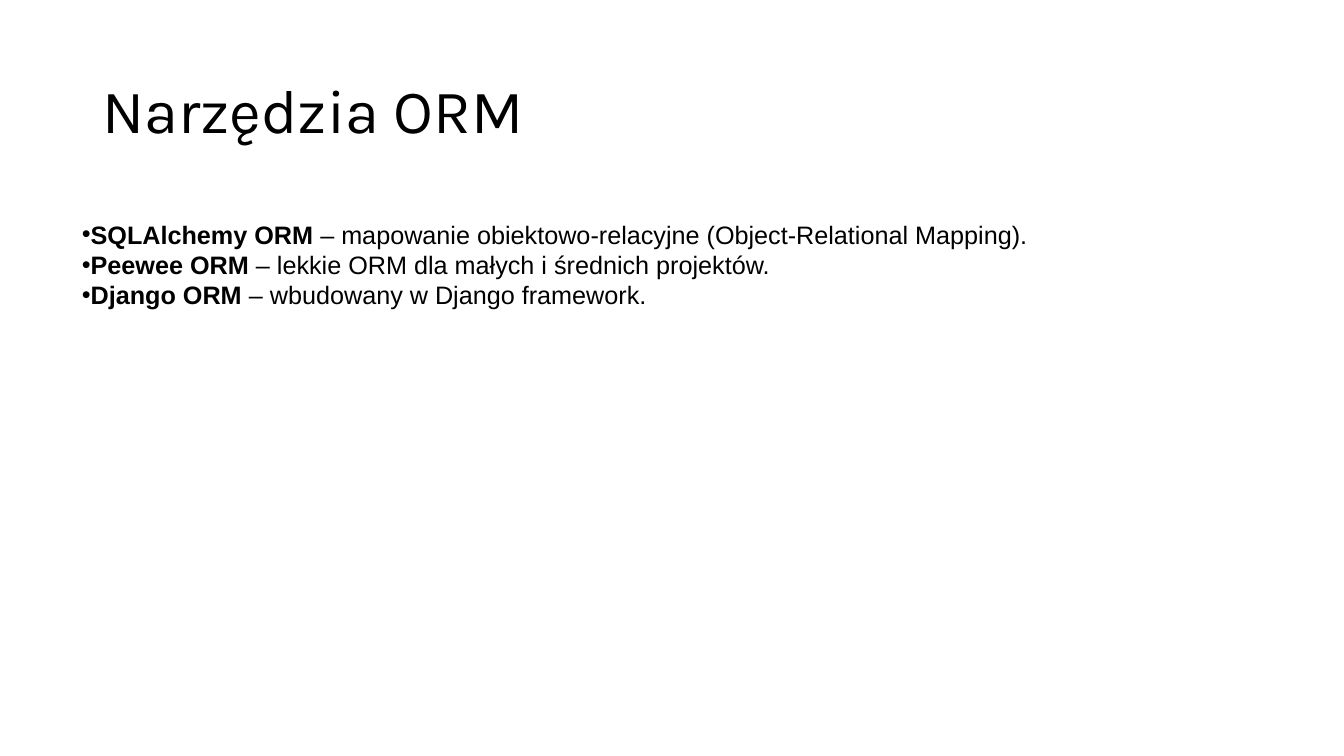
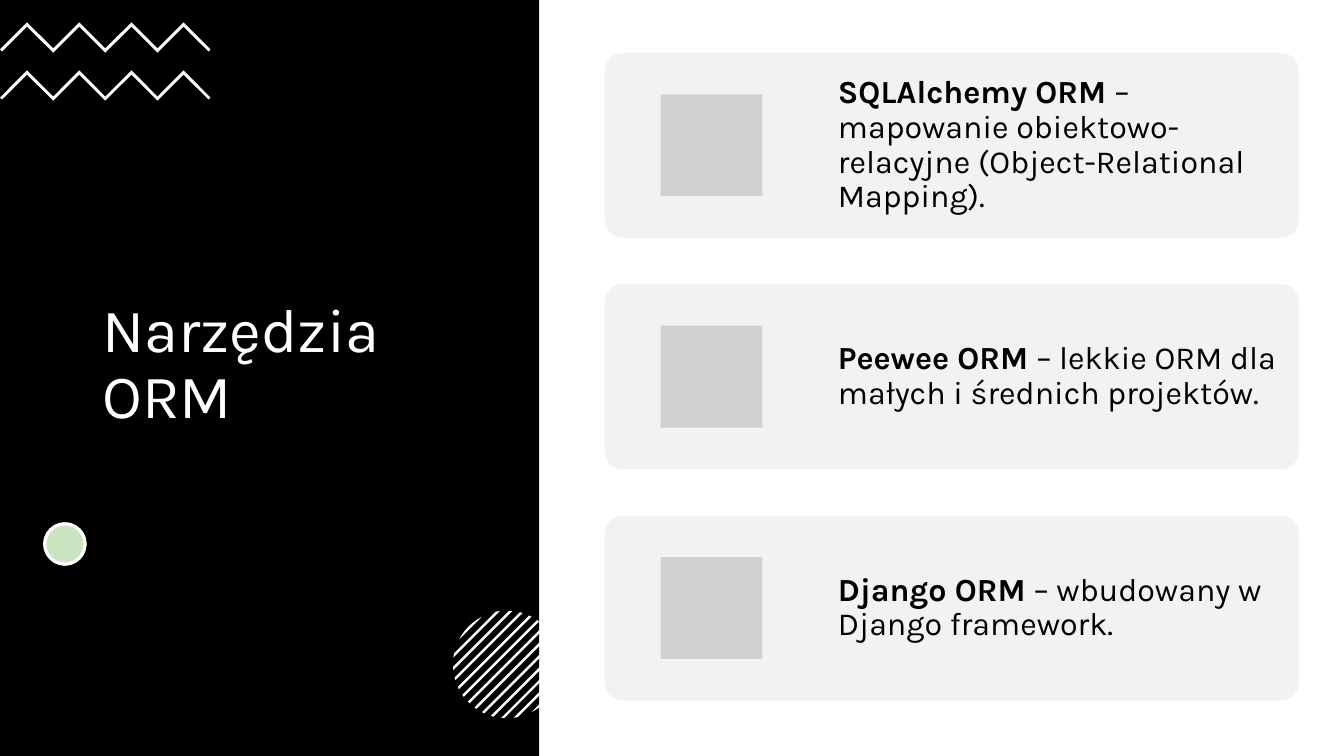
Before and after one commit to Tomusss/prezentacja, a slide deck: slide 4 of Integracja MySQL z Pythonem.pptx. Drawn at 1344x756 pixels with LibreOffice and Linux fonts; fonts in the diff are those of the drawing; grey boxes stand for pictures. Boxes give left, top, right and bottom in pixels: in the first picture for what was removed or moved away, otherwise in the second. Text is boxed around its words. In the diff, an @@ line names an element or a change of style, - is before the commit and + after.

```diff
--- a/Integracja MySQL z Pythonem.pptx
+++ b/Integracja MySQL z Pythonem.pptx
@@ rectangle added at <box>0,0,539,756</box>, fill #000000 @@
@@ freeform shape added at <box>0,22,211,52</box>, fill #FFFFFF @@
@@ freeform shape added at <box>0,71,211,101</box>, fill #FFFFFF @@
@@ title "Narzędzia ORM": place and size @@
-title "Narzędzia ORM" at <box>102,90,524,146</box>
+title "Narzędzia ORM" at <box>102,309,379,419</box>
@@ title "Narzędzia ORM" at <box>102,309,379,419</box>: text colour #000000 to #FFFFFF @@
@@ text removed at <box>91,225,1027,310</box> @@
-• SQLAlchemy ORM – mapowanie obiektowo-relacyjne (Object-Relational Mapping).
-• Peewee ORM – lekkie ORM dla małych i średnich projektów.
-• Django ORM – wbudowany w Django framework.
@@ ellipse added at <box>44,524,85,565</box>, fill #FFFFFF, outline #FFFFFF 2.25 pt @@
@@ ellipse added at <box>44,524,85,565</box>, fill #4EA72E at 30% opacity, outline #FFFFFF 2.25 pt @@
@@ group added at <box>605,52,1300,701</box>: 3 rounded rectangles, 3 pictures, 3 texts @@
+SQLAlchemy ORM – mapowanie obiektowo-relacyjne (Object-Relational Mapping).
+Peewee ORM – lekkie ORM dla małych i średnich projektów.
+Django ORM – wbudowany w Django framework.
@@ group added at <box>453,611,561,719</box>: 13 freeform shapes @@
```
Also in this commit, not shown: 6 other slides changed, 2 slides added, 2 other files.
